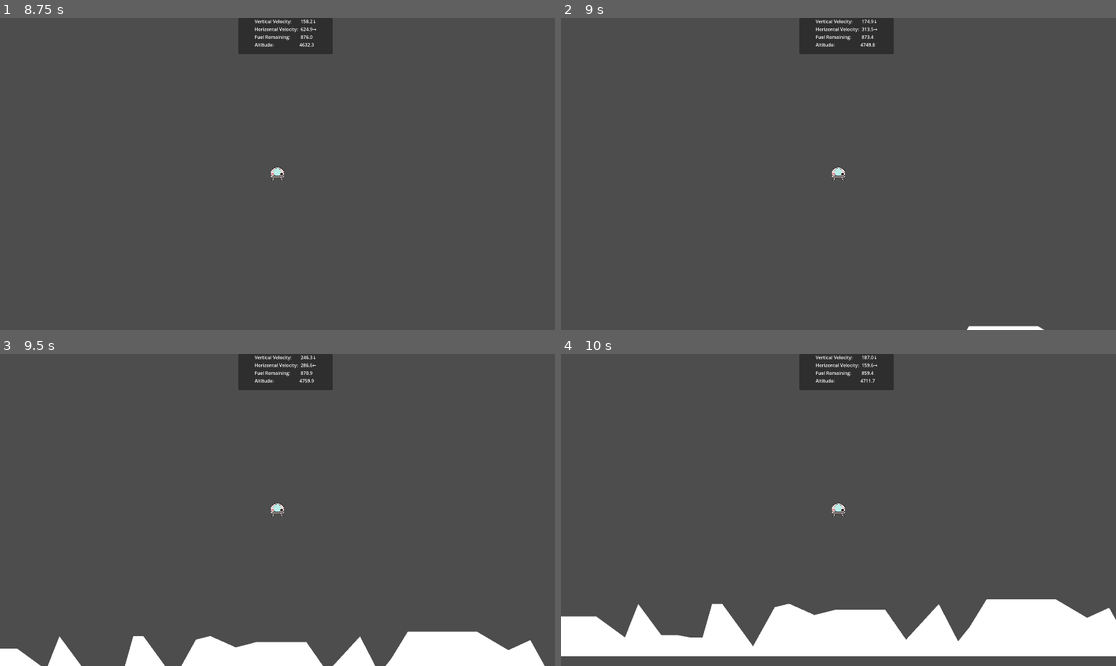
Above: before the commit, frames 1-4 (two rows, left to right).
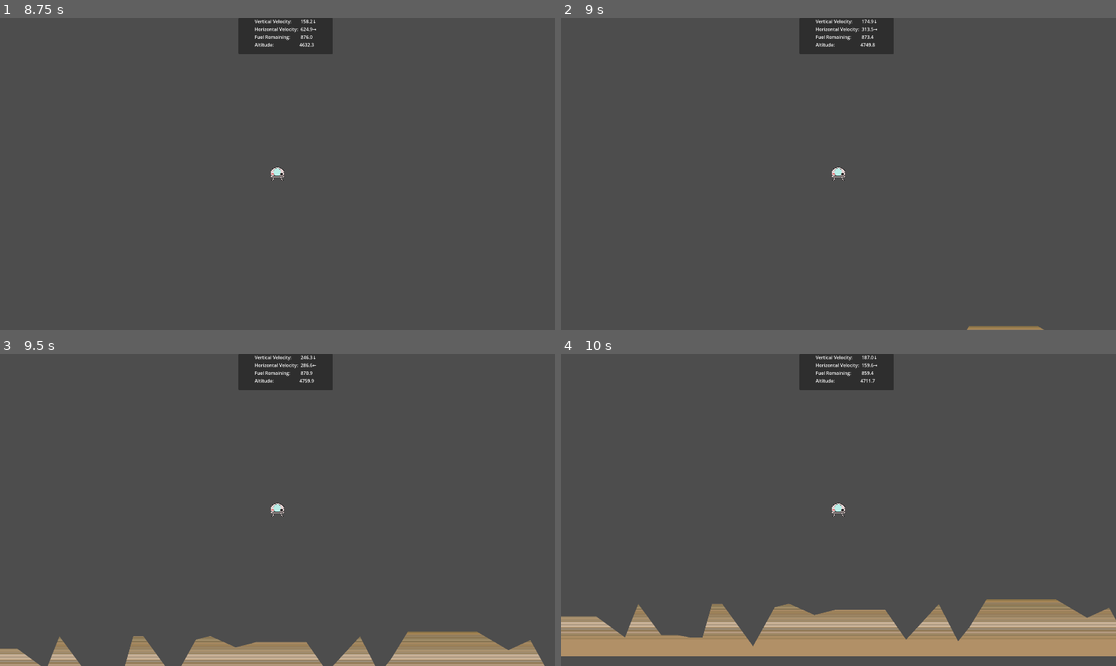
Above: after the commit, the same moments.

Repository: BriarSMC/LunarLander
Game: Godot game, scene res://scenes/start_level.tscn
Two runs of this game, one before a commit and one after it. Both use one fixed random seed, a clock stepped at 60 frames per second and the inputs below.
Inputs:
- Up to frame 1 (8.75 s): tap Enter at 0.5, 3.5 s; hold Right (go_right) 0.53-1.28 s; hold Space (engine_control) 0.53-1.28 s; hold Left (go_left) 1.28-2.03 s; tap Space (engine_control) at 1.35, 2.85, 4.35, 5.85, 7.35, 8 s; hold Space (engine_control) 2.03-2.78 s; hold Right (go_right) 2.03-3.53 s; hold Space (engine_control) 3.53-4.28 s; hold Left (go_left) 3.53-5.78 s; hold Space (engine_control) 5.03-5.78 s; hold Right (go_right) 5.78-8.03 s; hold Space (engine_control) 6.53-7.28 s; hold Left (go_left) from 8.03 s (still down); hold Space (engine_control) from 8.03 s (still down)
- Up to frame 2 (9 s): keep holding Left (go_left); tap Enter at 8.75 s; release Space (engine_control) at 8.78 s; tap Space (engine_control) at 8.85 s
- Up to frame 3 (9.5 s): keep holding Left (go_left)
- Up to frame 4 (10 s): release Left (go_left) at 9.53 s; hold Right (go_right) from 9.53 s (still down); hold Space (engine_control) from 9.53 s (still down)

Frame 1 is identical in both runs. In frame 2, 0.2% of the frame differs, in the area x 73-88%, y 98-100%; in frame 3, 5.6%; in frame 4, 13%, in the area x 0-100%, y 78-97%.

Commit message:
add texture

Diff:
--- a/scenes/start_level.tscn
+++ b/scenes/start_level.tscn
@@ -13,11 +13,6 @@
 position = Vector2(1075, 29)
 mass = 10.0
 gravity_scale = 0.167
-max_vertical_velocity = 400.0
-max_horizontal_velocity = 100.0
-fuel_on_board = 1000.0
-engine_burn_rate = 20.0
-directional_burn_rate = 5.0
 directional_thrust = 200.0
 engine_thrust = 50000.0
 hud = NodePath("../HUD")
--- a/scenes/terrain.tscn
+++ b/scenes/terrain.tscn
@@ -1,6 +1,7 @@
-[gd_scene load_steps=2 format=3 uid="uid://ra0pwppdahxo"]
+[gd_scene load_steps=3 format=3 uid="uid://ra0pwppdahxo"]
 
 [ext_resource type="Script" path="res://scripts/terrain.gd" id="1_yy81h"]
+[ext_resource type="Texture2D" uid="uid://c08cdh6r0bms4" path="res://images/Ground062S_1K-JPG_Color.jpg" id="2_ua6m7"]
 
 [node name="Terrain" type="StaticBody2D"]
 collision_layer = 8
@@ -8,5 +9,6 @@
 script = ExtResource("1_yy81h")
 
 [node name="Poly" type="Polygon2D" parent="."]
+texture = ExtResource("2_ua6m7")
 
 [node name="CollisionPolygon2D" type="CollisionPolygon2D" parent="."]
